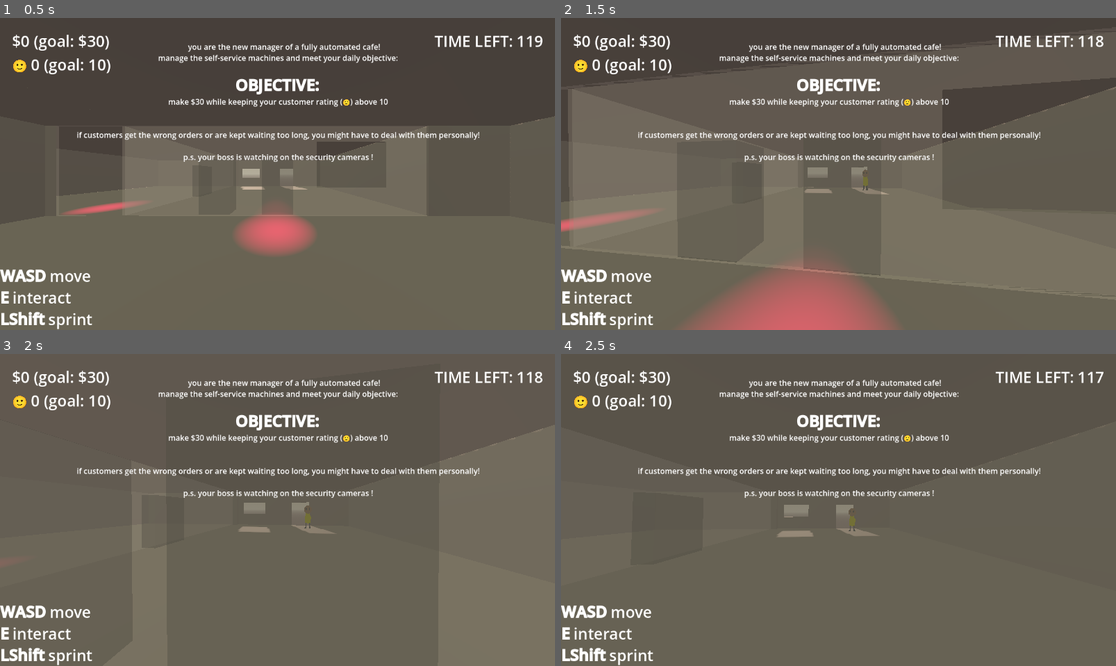
Above: before the commit, frames 1-4 (two rows, left to right).
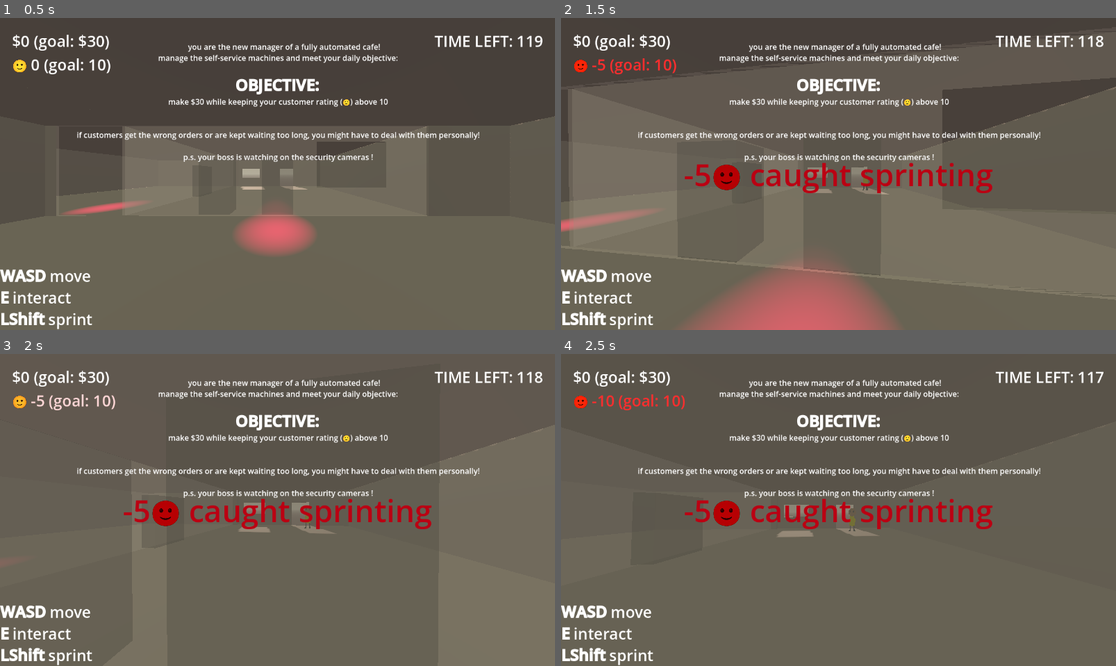
Above: after the commit, the same moments.

Repository: Sunday-Studio-Team/cafe
Game: Godot game, scene res://main.tscn
The game is run twice, just before and just after one commit, with the same random seed, the same clock (stepped at 60 frames per second) and the same inputs.
Inputs (mouse positions are in pixels of both pictures, inside the frame that each line leads up to):
- Up to frame 1 (0.5 s): no input
- Up to frame 2 (1.5 s): move the mouse to (866, 174) at 0.52 s; hold E (interact) 0.53-1.28 s; hold W (move_forward) from 0.53 s (still down); tap Shift (sprint) at 0.8, 1.35 s; move the mouse to (810, 174) at 1.27 s
- Up to frame 3 (2 s): keep holding W (move_forward); tap E (interact) at 1.55 s
- Up to frame 4 (2.5 s): keep holding W (move_forward); move the mouse to (849, 503) at 2.02 s; hold E (interact) from 2.03 s (still down); tap Shift (sprint) at 2.3 s

Frame 1 is identical in both runs. In frame 2, 2.1% of the frame differs, in the area x 2-78%, y 12-57%; in frame 3, 2.1%; in frame 4, 2.2%.
Error before the commit: Invalid access to property or key 'display_name' on a base object of type 'Nil'. (res://security_cam.gd:39)

Commit message:
improve raycasts for security cams

Diff:
--- a/godot/security_cam.gd
+++ b/godot/security_cam.gd
@@ -6,23 +6,16 @@
 @export var rotation_time: float = 3
 @export var timer: Timer
 
+# we duplicate the ray many times to cover the spotlight cone on startup
+# so we store a ref to all the rays here to iterate over them
+var all_rays: Array[RayCast3D]
 var rotate_tween: Tween
+
+@onready var original_rotation := rotation_degrees
 
 
 func _ready() -> void:
-	var original_rotation = rotation_degrees
-
-	# real scuffed duplication of raycast to make the angle wider
-	# will improve
-	var x := 5
-	while x < spotlight.spot_angle + 5:
-		var new_ray = ray.duplicate()
-		new_ray.rotation_degrees.z = ray.rotation_degrees.z + x
-		var other_new_ray = ray.duplicate()
-		other_new_ray.rotation_degrees.z = ray.rotation_degrees.z - x
-		spotlight.add_child(new_ray)
-		spotlight.add_child(other_new_ray)
-		x += 5
+	create_rays()
 
 	rotate_tween = create_tween().set_loops()
 	rotate_tween.tween_property(self, "rotation_degrees:y", original_rotation.y + rotation_amount, rotation_time)
@@ -30,13 +23,33 @@
 
 
 func _physics_process(_delta: float) -> void:
-	var collider = ray.get_collider()
-	if collider == Global.player and timer.is_stopped():
-		if Input.is_action_pressed("sprint"):
-			Events.player_caught_sprinting.emit()
-			timer.start()
-			Global.customer_score -= Global.penalty_for_sprinting
-		elif Input.is_action_pressed("interact") and Global.hovered_interactable.display_name.contains("remake drink"):
-			Events.player_caught_remaking.emit()
-			timer.start()
-			Global.customer_score -= Global.penalty_for_remaking_drink
+	if not timer.is_stopped():
+		return
+
+	for r in all_rays:
+		var collider = r.get_collider()
+		if collider == Global.player:
+			if Input.is_action_pressed("sprint"):
+				Events.player_caught_sprinting.emit()
+				timer.start()
+				Global.customer_score -= Global.penalty_for_sprinting
+			elif Input.is_action_pressed("interact") and Global.hovered_interactable.display_name.contains("remake drink"):
+				Events.player_caught_remaking.emit()
+				timer.start()
+				Global.customer_score -= Global.penalty_for_remaking_drink
+			break
+
+
+# duplicates our raycast many times, covering roughly the area of the spotlight
+func create_rays() -> void:
+	# we need to overshoot slightly to account for the sorta
+	# halo around the edge of the light
+	const ANGLE_OVERSHOOT := 5.0
+
+	for x_rot in range(25, 360, 25):
+		for z_rot in range(5, spotlight.spot_angle + ANGLE_OVERSHOOT, 5):
+			var new_ray := ray.duplicate() as RayCast3D
+			new_ray.rotation_degrees.x += x_rot
+			new_ray.rotation_degrees.z += z_rot
+			spotlight.add_child(new_ray)
+			all_rays.append(new_ray)
--- a/godot/security_cam.tscn
+++ b/godot/security_cam.tscn
@@ -9,15 +9,15 @@
 timer = NodePath("Timer")
 
 [node name="SpotLight3D" type="SpotLight3D" parent="." unique_id=1348601655]
-transform = Transform3D(1, 0, 0, 0, 0.25881904, 0.96592575, 0, -0.96592575, 0.25881904, 0, 0, 0)
+transform = Transform3D(1, 0, 0, 0, 0.25881904, 0.9659257, 0, -0.9659257, 0.25881904, 0, 0, 0)
 light_color = Color(0.90588236, 0, 0.32941177, 1)
 light_energy = 10.0
 light_volumetric_fog_energy = 16.0
 spot_angle = 20.0
 
 [node name="RayCast3D" type="RayCast3D" parent="SpotLight3D" unique_id=1998490399]
-transform = Transform3D(1, 0, 0, 0, 0.7071066, 0.7071066, 0, -0.7071066, 0.7071066, 0, 0, 0)
-target_position = Vector3(0, 10, -10)
+transform = Transform3D(0.9659258, -1.4894287e-09, -0.258819, -0.25881907, -1.1313339e-08, -0.96592563, -1.489429e-09, 0.99999976, -1.131334e-08, 0, 0, 0)
+target_position = Vector3(0, -10, 0)
 
 [node name="Timer" type="Timer" parent="." unique_id=2144038531]
 one_shot = true
